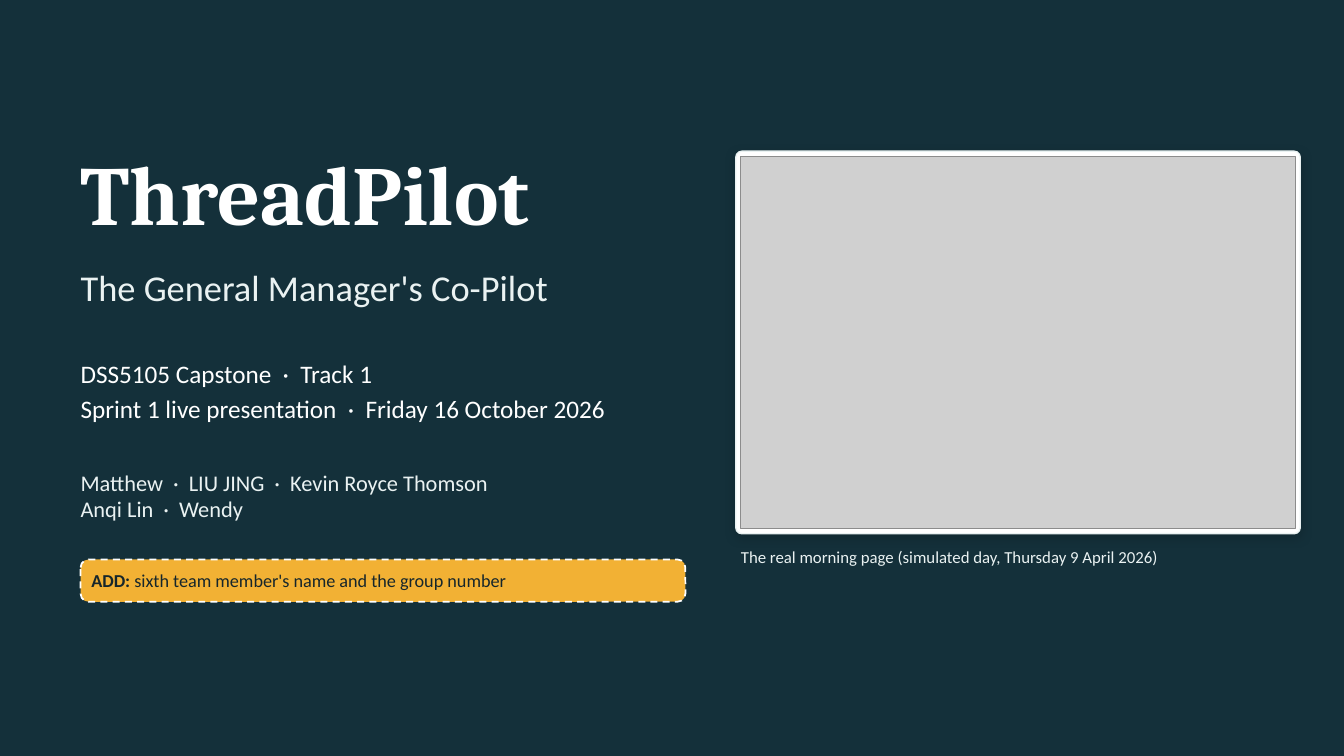
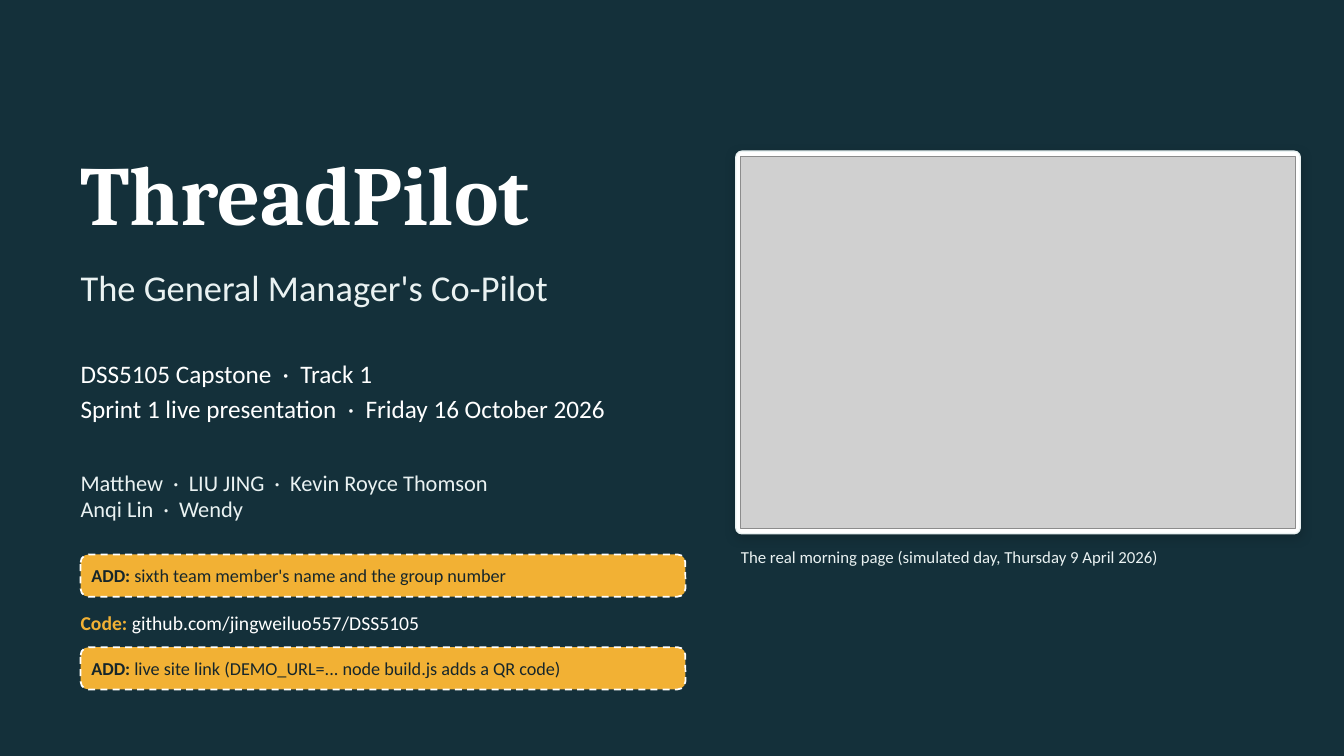
Before and after one commit to footoonming/DSS5105_fork, a slide deck: slide 1 of threadpilot/docs/presentation/Presentation_GroupNN_Sprint1.pptx. Drawn at 1344x756 pixels with LibreOffice and Linux fonts; fonts in the diff are those of the drawing; grey boxes stand for pictures. Boxes give left, top, right and bottom in pixels: in the first picture for what was removed or moved away, otherwise in the second. Text is boxed around its words. In the diff, an @@ line names an element or a change of style, - is before the commit and + after.

```diff
--- a/threadpilot/docs/presentation/Presentation_GroupNN_Sprint1.pptx
+++ b/threadpilot/docs/presentation/Presentation_GroupNN_Sprint1.pptx
@@ rounded rectangle "ADD: sixth team member's name ...": place and size @@
-rounded rectangle "ADD: sixth team member's name ..." at (81,560,686,602)
+rounded rectangle "ADD: sixth team member's name ..." at (81,555,686,597)
@@ text added at (81,616,419,634), 14 pt, text #FFFFFF @@
+Code: github.com/jingweiluo557/DSS5105
@@ rounded rectangle added at (81,647,686,690), fill #F2B134, outline #FFFFFF 1.25 pt dashed, 13 pt, text #16262B @@
+ADD: live site link (DEMO_URL=... node build.js adds a QR code)
```
Also in this commit, not shown: 3 other slides changed, 1 slide added, 5 other files.
